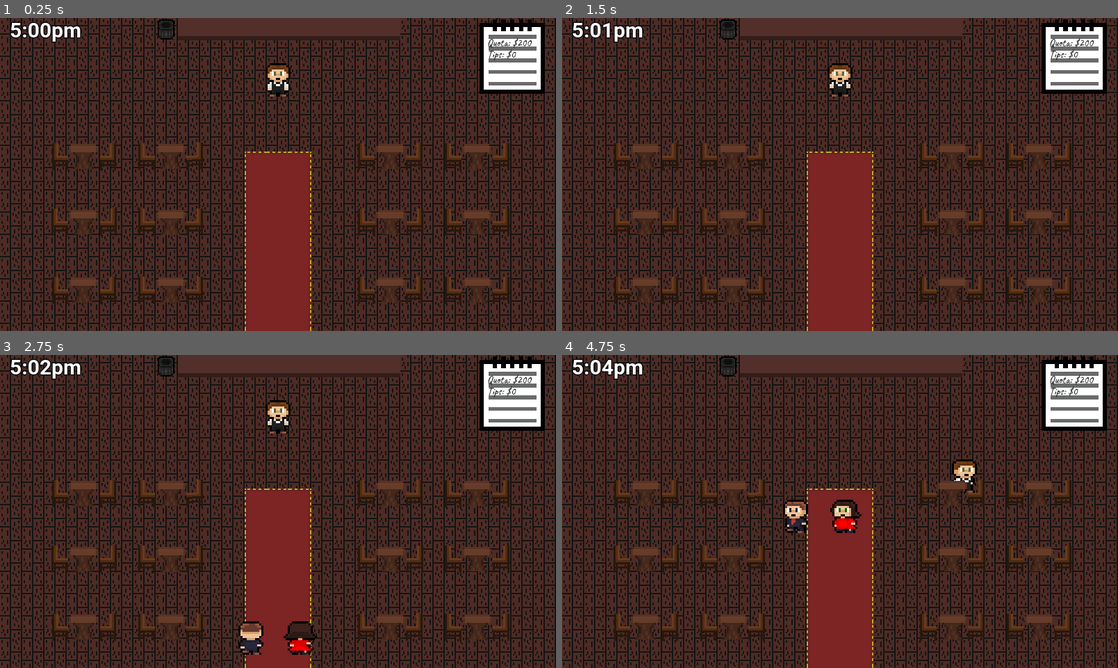
Above: before the commit, frames 1-4 (two rows, left to right).
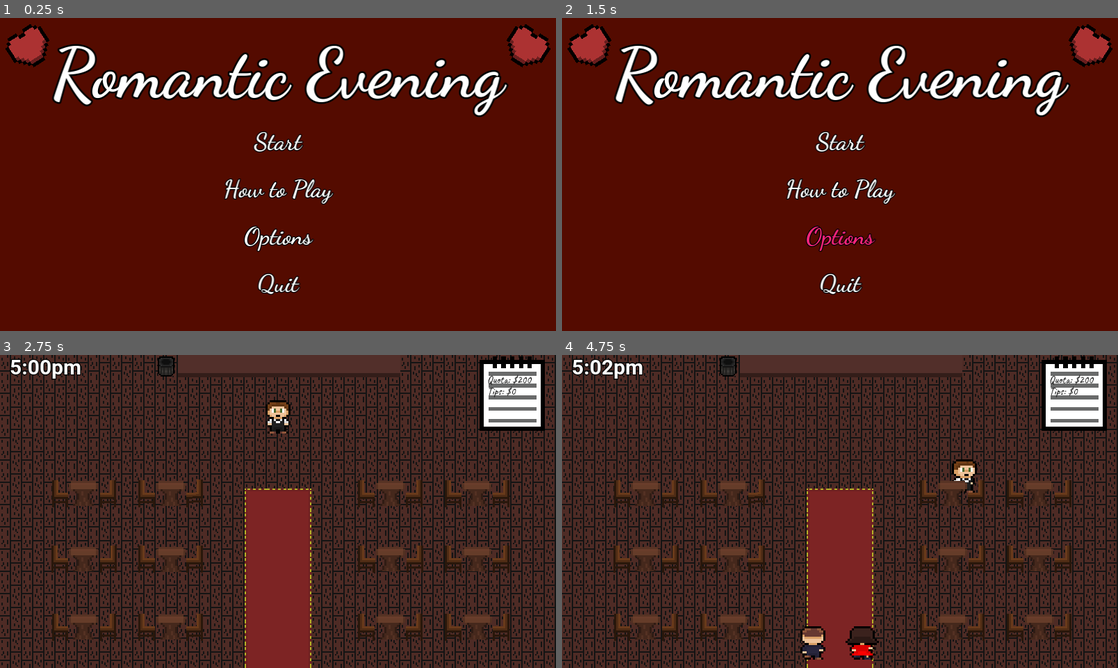
Above: after the commit, the same moments.

Repository: samw-26/Romantic-Evening
Game: Godot game, scene res://Assets/Scenes/title_screen.tscn
Two runs of this game, one before a commit and one after it. Both use one fixed random seed, a clock stepped at 60 frames per second and the inputs below. Before the commit the project starts from res://Assets/Scenes/restaurant.tscn.
Inputs (mouse positions are in pixels of both pictures, inside the frame that each line leads up to):
- Up to frame 1 (0.25 s): no input
- Up to frame 2 (1.5 s): click (840, 190) at 0.5 s, where only the run after the commit has a clickable "How to Play"; click (840, 237) at 1.25 s, where only the run after the commit has a clickable "Options"
- Up to frame 3 (2.75 s): click (278, 477) at 2 s, where only the run after the commit has a clickable "Start"
- Up to frame 4 (4.75 s): hold D (right) 2.78-3.53 s; hold E (take) 2.78-3.53 s; hold S (down) 3.53-4.28 s; tap E (take) at 3.6 s; hold D (right) from 4.28 s (still down); hold E (take) from 4.28 s (still down)

The runs differ from the first frame. In frame 1, 99% of the frame differs, in the area x 0-100%, y 0-100%; in frame 2, 99%; in frame 3, 0.9%; in frame 4, 1.7%.

Commit message:
Added wip title screen. Tutorial and option buttons are non functional

Diff:
--- /dev/null
+++ b/Assets/Fonts/buttontheme.tres
@@ -0,0 +1,23 @@
+[gd_resource type="Theme" load_steps=6 format=3 uid="uid://c8ejyqahojvk0"]
+
+[ext_resource type="FontFile" uid="uid://cbxlxb8k77sh3" path="res://Assets/Fonts/DancingScript-Bold.ttf" id="1_2732v"]
+
+[sub_resource type="StyleBoxEmpty" id="StyleBoxEmpty_670qc"]
+
+[sub_resource type="StyleBoxEmpty" id="StyleBoxEmpty_btdnd"]
+
+[sub_resource type="StyleBoxEmpty" id="StyleBoxEmpty_ngq03"]
+
+[sub_resource type="StyleBoxEmpty" id="StyleBoxEmpty_dm3wg"]
+
+[resource]
+Button/colors/font_color = Color(1, 1, 1, 1)
+Button/colors/font_hover_color = Color(1, 0.145098, 0.494118, 1)
+Button/colors/font_outline_color = Color(0, 0, 0, 1)
+Button/constants/outline_size = 10
+Button/font_sizes/font_size = 70
+Button/fonts/font = ExtResource("1_2732v")
+Button/styles/focus = SubResource("StyleBoxEmpty_670qc")
+Button/styles/hover = SubResource("StyleBoxEmpty_btdnd")
+Button/styles/normal = SubResource("StyleBoxEmpty_ngq03")
+Button/styles/pressed = SubResource("StyleBoxEmpty_dm3wg")
--- a/Assets/Scenes/couple.tscn
+++ b/Assets/Scenes/couple.tscn
@@ -476,7 +476,7 @@
 
 [node name="MealTimer" type="Timer" parent="."]
 unique_name_in_owner = true
-wait_time = 60.0
+wait_time = 30.0
 one_shot = true
 
 [connection signal="body_entered" from="Area2D" to="." method="_on_area_2d_body_entered"]
--- /dev/null
+++ b/Assets/Scenes/title_screen.gd
@@ -0,0 +1,15 @@
+extends Control
+
+
+func _on_start_pressed() -> void:
+	get_tree().change_scene_to_file("res://Assets/Scenes/restaurant.tscn")
+
+func _on_tutorial_pressed() -> void:
+	pass # Replace with function body.
+
+
+func _on_options_pressed() -> void:
+	pass # Replace with function body.
+
+func _on_quit_pressed() -> void:
+	get_tree().quit()
--- /dev/null
+++ b/Assets/Scenes/title_screen.tscn
@@ -0,0 +1,110 @@
+[gd_scene load_steps=5 format=3 uid="uid://mije76kp1ljb"]
+
+[ext_resource type="Script" path="res://Assets/Scenes/title_screen.gd" id="1_4f6n6"]
+[ext_resource type="FontFile" uid="uid://cbxlxb8k77sh3" path="res://Assets/Fonts/DancingScript-Bold.ttf" id="1_6vahd"]
+[ext_resource type="Texture2D" uid="uid://27tet1huonr8" path="res://Assets/UI/heart.png" id="2_fcpfs"]
+[ext_resource type="Theme" uid="uid://c8ejyqahojvk0" path="res://Assets/Fonts/buttontheme.tres" id="4_bwiuo"]
+
+[node name="TitleScreen" type="Control"]
+layout_mode = 3
+anchors_preset = 15
+anchor_right = 1.0
+anchor_bottom = 1.0
+grow_horizontal = 2
+grow_vertical = 2
+size_flags_horizontal = 4
+script = ExtResource("1_4f6n6")
+
+[node name="ColorRect" type="ColorRect" parent="."]
+layout_mode = 1
+anchors_preset = 15
+anchor_right = 1.0
+anchor_bottom = 1.0
+grow_horizontal = 2
+grow_vertical = 2
+color = Color(0.329412, 0.0431373, 0, 1)
+
+[node name="Title" type="Label" parent="."]
+texture_filter = 2
+layout_mode = 1
+anchors_preset = -1
+anchor_left = 0.5
+anchor_top = 0.177778
+anchor_right = 0.5
+anchor_bottom = 0.177778
+offset_left = -651.5
+offset_top = -120.0
+offset_right = 651.5
+offset_bottom = 120.0
+grow_horizontal = 2
+grow_vertical = 2
+theme_override_colors/font_outline_color = Color(0, 0, 0, 1)
+theme_override_constants/outline_size = 20
+theme_override_fonts/font = ExtResource("1_6vahd")
+theme_override_font_sizes/font_size = 200
+text = "Romantic Evening"
+metadata/_edit_use_anchors_ = true
+
+[node name="Sprite2D" type="Sprite2D" parent="."]
+position = Vector2(87, 89.0001)
+rotation = -0.570723
+scale = Vector2(10, 10)
+texture = ExtResource("2_fcpfs")
+
+[node name="Sprite2D2" type="Sprite2D" parent="."]
+position = Vector2(1513, 89)
+rotation = 0.570723
+scale = Vector2(10, 10)
+texture = ExtResource("2_fcpfs")
+
+[node name="VBoxContainer" type="VBoxContainer" parent="."]
+layout_mode = 1
+anchors_preset = 8
+anchor_left = 0.5
+anchor_top = 0.5
+anchor_right = 0.5
+anchor_bottom = 0.5
+offset_left = -182.0
+offset_top = -136.0
+offset_right = 182.0
+offset_bottom = 354.0
+grow_horizontal = 2
+grow_vertical = 2
+theme_override_constants/separation = 50
+
+[node name="Start" type="Button" parent="VBoxContainer"]
+unique_name_in_owner = true
+texture_filter = 2
+layout_mode = 2
+size_flags_horizontal = 4
+theme = ExtResource("4_bwiuo")
+text = "Start"
+
+[node name="Tutorial" type="Button" parent="VBoxContainer"]
+unique_name_in_owner = true
+texture_filter = 2
+layout_mode = 2
+size_flags_horizontal = 4
+theme = ExtResource("4_bwiuo")
+text = "How to Play"
+
+[node name="Options" type="Button" parent="VBoxContainer"]
+unique_name_in_owner = true
+texture_filter = 2
+layout_mode = 2
+size_flags_horizontal = 4
+theme = ExtResource("4_bwiuo")
+text = "Options"
+
+[node name="Quit" type="Button" parent="VBoxContainer"]
+unique_name_in_owner = true
+texture_filter = 2
+layout_mode = 2
+size_flags_horizontal = 4
+theme = ExtResource("4_bwiuo")
+text = "Quit"
+
+[connection signal="pressed" from="VBoxContainer/Start" to="." method="_on_start_pressed"]
+[connection signal="pressed" from="VBoxContainer/Tutorial" to="." method="_on_tutorial_pressed"]
+[connection signal="pressed" from="VBoxContainer/Options" to="." method="_on_options_pressed"]
+[connection signal="pressed" from="VBoxContainer/Quit" to="." method="_on_quit_pressed"]
--- a/project.godot
+++ b/project.godot
@@ -11,7 +11,7 @@
 [application]
 
 config/name="Romantic Evening"
-run/main_scene="res://Assets/Scenes/restaurant.tscn"
+run/main_scene="res://Assets/Scenes/title_screen.tscn"
 config/features=PackedStringArray("4.2", "Mobile")
 config/icon="res://icon.svg"
 
Binary file added: Assets/Fonts/DancingScript-Bold.ttf
Not shown, added: Assets/Fonts/DancingScript-Bold.ttf.import
Binary file added: Assets/UI/heart.png
Not shown, added: Assets/UI/heart.png.import
